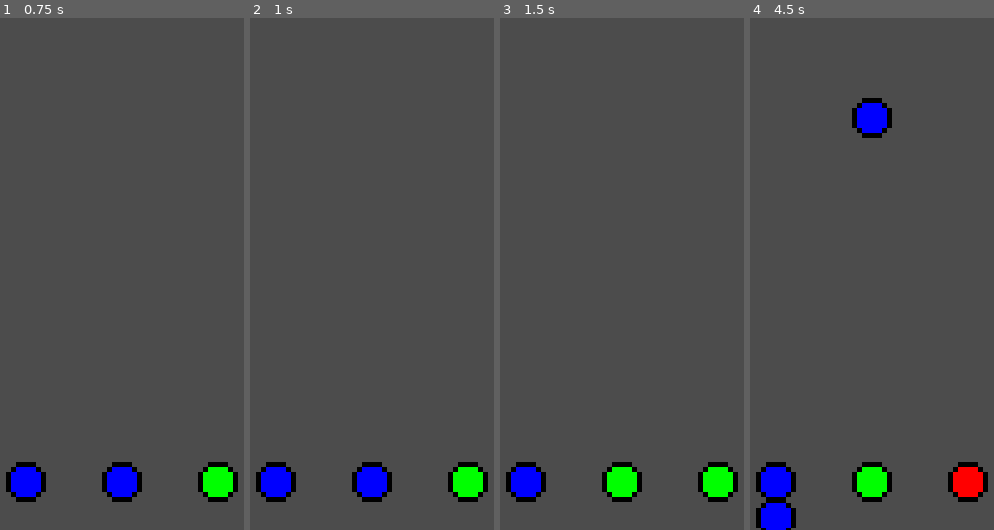
Above: before the commit, frames 1-4 (left to right).
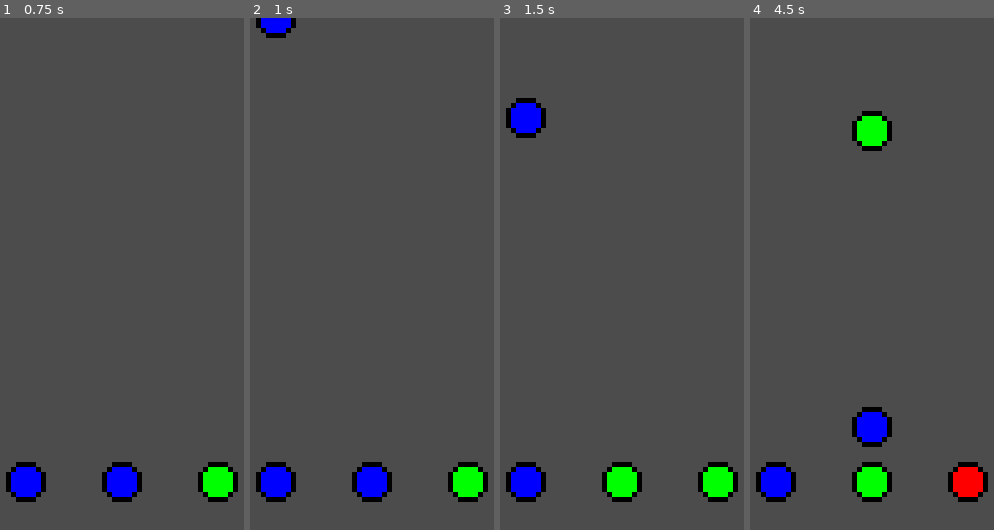
Above: after the commit, the same moments.

Repository: armancs12/RPS
Game: Godot game, scene res://scenes/Game.tscn
Two runs of this game, one before a commit and one after it. Both use one fixed random seed, a clock stepped at 60 frames per second and the inputs below. The project has no main scene, so this scene is started directly.
Inputs (mouse positions are in pixels of both pictures, inside the frame that each line leads up to):
- Up to frame 1 (0.75 s): tap Enter at 0.5 s; move the mouse to (26, 483) at 0.52 s; click (26, 483) at 0.67 s
- Up to frame 2 (1 s): no input
- Up to frame 3 (1.5 s): move the mouse to (622, 483) at 1.27 s; click (622, 483) at 1.42 s
- Up to frame 4 (4.5 s): move the mouse to (967, 483) at 2.02 s; click (967, 483) at 2.17 s; move the mouse to (857, 376) at 2.77 s; click (857, 376) at 2.92 s; move the mouse to (957, 350) at 3.52 s; click (957, 350) at 3.67 s; move the mouse to (786, 197) at 4.27 s; click (786, 197) at 4.42 s

Frame 1 is identical in both runs. In frame 2, 0.5% of the frame differs, in the area x 2-19%, y 0-4%; in frame 3, 1.0%; in frame 4, 3.3%, in the area x 2-59%, y 15-100%.

Commit message:
The way generating EnemyHand objects changed.

Diff:
--- a/objects/EnemyHandGenerator/EnemyHandGenerator.gd
+++ b/objects/EnemyHandGenerator/EnemyHandGenerator.gd
@@ -2,17 +2,52 @@
 
 var timer:Timer
 var enemyHand = preload("res://objects/EnemyHand/EnemyHand.tscn")
+export var speed: float
+export var interval: float
+export var speedIncrement: float
+var enemyHandCount: int
+var incrementionCounter: float
 
 func _enter_tree():
-	timer = createTimer(2)
+	timer = createTimer()
 	timer.connect("timeout", self, "onTimeout")
 
-func createTimer(var time: float) -> Timer:
+func createTimer(var time: float = 1) -> Timer:
 	var timer = Timer.new()
 	add_child(timer);
+	timer.one_shot = true
 	timer.start(time)
 	return timer
 
 func onTimeout():
-	#Create Enemy Hand object instance
-	add_child(enemyHand.instance())
+	createEnemyHandInstance()
+	enemyHandCount += 1
+
+	setNewSpeedValues()
+	logValues()
+
+	timer.start(interval / speed)
+
+func createEnemyHandInstance():
+	var enemyHandInstance = enemyHand.instance()
+	enemyHandInstance.speed = speed
+	add_child(enemyHandInstance)
+
+func setNewSpeedValues():
+	speed += speedIncrement
+	incrementionCounter += speedIncrement
+	speedIncrement -= speedIncrement / 200
+
+	#Each 50 speed incrementation decreases interval by 1%
+	if(incrementionCounter > 50):
+		interval -= interval / 100
+		incrementionCounter = 0
+
+func logValues():
+	print(
+	self.name, ": ",
+	"\t Created: ", enemyHandCount,
+	"\t Speed: ", speed,
+	"\t Interval: ", interval,
+	 "\t Time: ", interval/speed,
+	 "\t SIncrement: ", speedIncrement)
--- a/objects/EnemyHandGenerator/EnemyHandGenerator.tscn
+++ b/objects/EnemyHandGenerator/EnemyHandGenerator.tscn
@@ -1,3 +1,9 @@
-[gd_scene format=2]
+[gd_scene load_steps=2 format=2]
+
+[ext_resource path="res://objects/EnemyHandGenerator/EnemyHandGenerator.gd" type="Script" id=1]
 
 [node name="EnemyHandGenerator" type="Node"]
+script = ExtResource( 1 )
+speed = 200.0
+interval = 300.0
+speedIncrement = 3.0
--- a/scenes/Game.tscn
+++ b/scenes/Game.tscn
@@ -1,8 +1,7 @@
-[gd_scene load_steps=5 format=2]
+[gd_scene load_steps=4 format=2]
 
 [ext_resource path="res://objects/PlayerHand/PlayerHand.tscn" type="PackedScene" id=1]
 [ext_resource path="res://objects/EnemyHandGenerator/EnemyHandGenerator.tscn" type="PackedScene" id=2]
-[ext_resource path="res://objects/EnemyHandGenerator/EnemyHandGenerator.gd" type="Script" id=3]
 [ext_resource path="res://scenes/Game.gd" type="Script" id=4]
 
 [node name="Game" type="Node2D"]
@@ -20,4 +19,3 @@
 index = 2
 
 [node name="EnemyHandGenerator" parent="." instance=ExtResource( 2 )]
-script = ExtResource( 3 )
